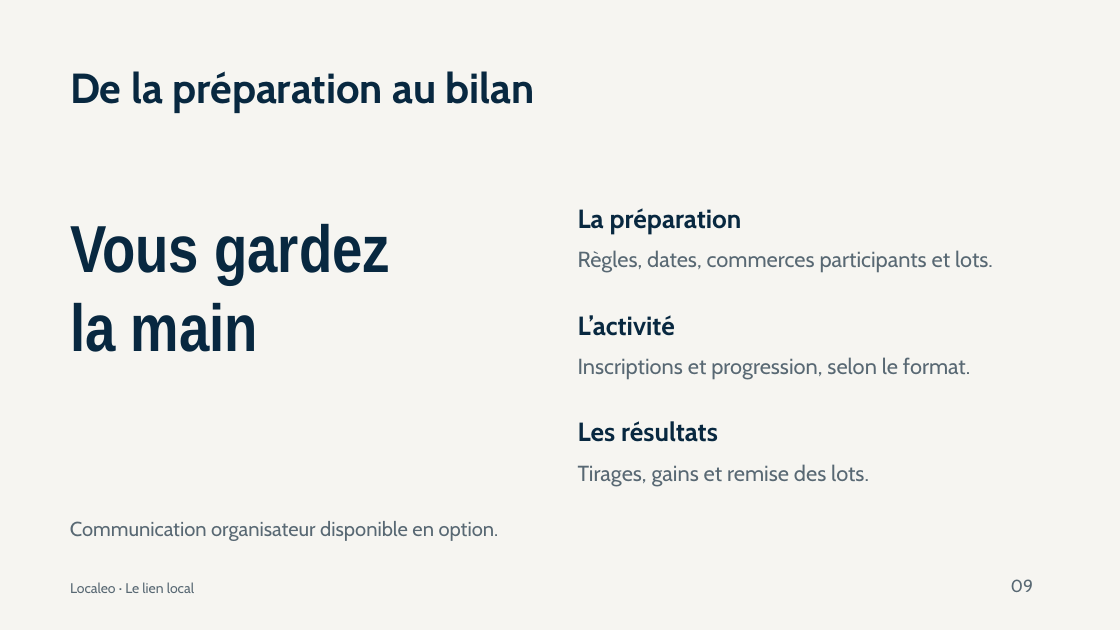
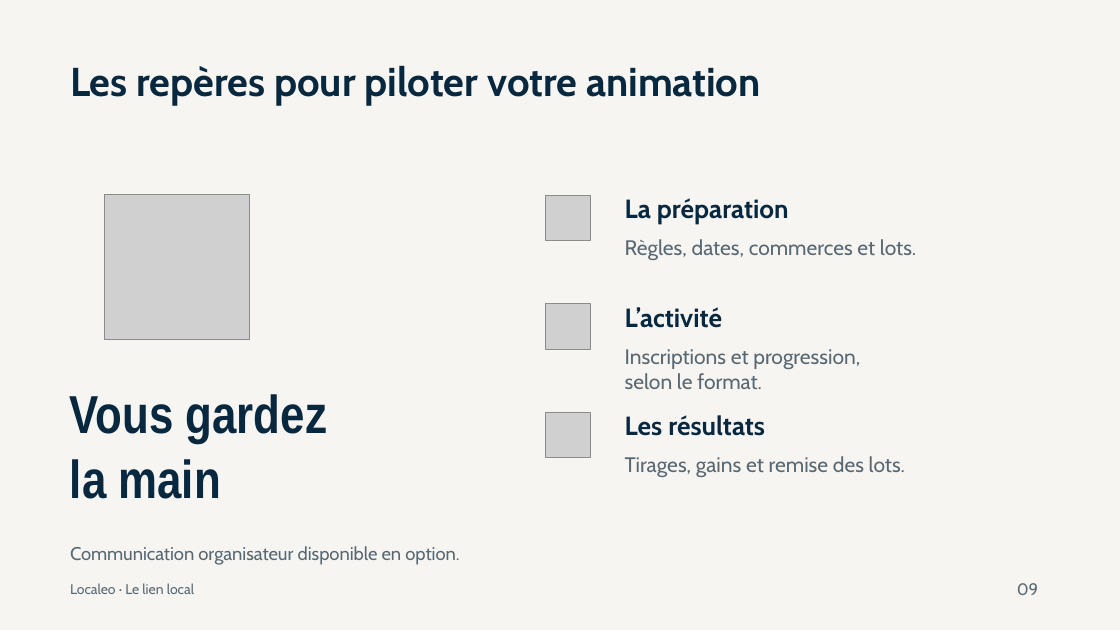
Before and after one commit to contactlocaleo/localeo-projet, a slide deck: slide 9 of livrables/communication/presentation-localeo-animation.pptx. Drawn at 1120x630 pixels with LibreOffice and Linux fonts; fonts in the diff are those of the drawing; grey boxes stand for pictures. Boxes give left, top, right and bottom in pixels: in the first picture for what was removed or moved away, otherwise in the second. Text is boxed around its words. In the diff, an @@ line names an element or a change of style, - is before the commit and + after.

```diff
--- a/livrables/communication/presentation-localeo-animation.pptx
+++ b/livrables/communication/presentation-localeo-animation.pptx
@@ text removed at <box>70,71,535,113</box> @@
-De la préparation au bilan
@@ text added at <box>70,65,761,105</box>, 34.5 pt, text #082840, bold @@
+Les repères pour piloter votre animation
@@ picture added at <box>104,194,250,339</box> @@
@@ picture added at <box>545,195,591,240</box> @@
@@ text "La préparation": place and size @@
-text "La préparation" at <box>578,208,742,234</box>
+text "La préparation" at <box>625,198,789,224</box>
@@ text at <box>625,239,916,260</box>: text changed; size 18.8 to 18 pt @@
-Règles, dates, commerces participants et lots.
+Règles, dates, commerces et lots.
@@ picture added at <box>545,303,591,349</box> @@
@@ text "L’activité": place and size @@
-text "L’activité" at <box>578,315,675,336</box>
+text "L’activité" at <box>625,307,722,328</box>
@@ text at <box>625,349,860,389</box>: text changed; size 18.8 to 18 pt @@
-Inscriptions et progression, selon le format.
+Inscriptions et progression,
+selon le format.
@@ text "Vous gardez": place and size @@
-text "Vous gardez" at <box>70,223,390,352</box>
+text "Vous gardez" at <box>70,394,327,499</box>
@@ text "Vous gardez" at <box>70,394,327,499</box>: size 57 to 45.8 pt @@
@@ picture added at <box>545,413,591,458</box> @@
@@ text "Les résultats": place and size @@
-text "Les résultats" at <box>578,421,718,442</box>
+text "Les résultats" at <box>625,415,765,436</box>
@@ text "Tirages, gains et remise des ...": place and size @@
-text "Tirages, gains et remise des ..." at <box>578,464,869,487</box>
+text "Tirages, gains et remise des ..." at <box>625,456,905,477</box>
@@ text "Tirages, gains et remise des ..." at <box>625,456,905,477</box>: size 18.8 to 18 pt @@
@@ text "Communication organisateur disponible en option.": place and size @@
-text "Communication organisateur disponible en option." at <box>70,521,499,541</box>
+text "Communication organisateur disponible en option." at <box>70,546,459,564</box>
@@ text "Communication organisateur disponible en option." at <box>70,546,459,564</box>: size 17.2 to 15.8 pt @@
@@ text "09" at <box>1017,583,1038,595</box>: size 15 to 14.2 pt @@
```
Also in this commit, not shown: 11 other slides changed, 21 other files.
